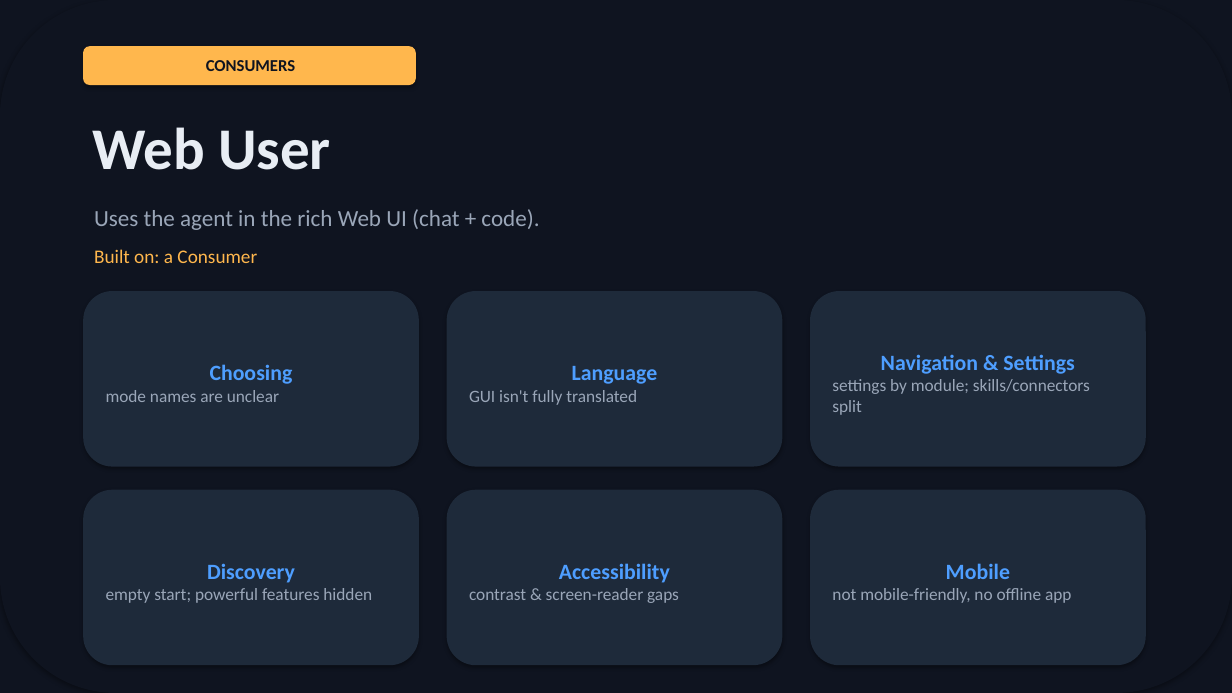
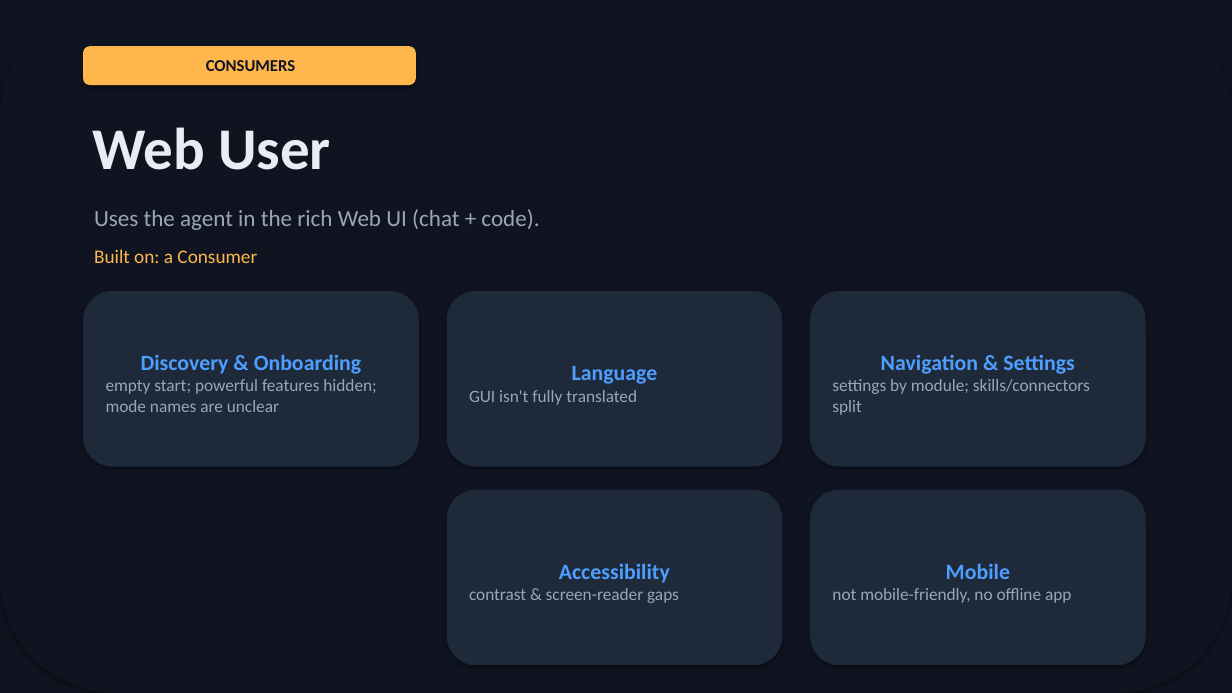
Before and after one commit to michaelatamuk/openjiuwen-jiuwenswarm, a slide deck: slide 6 of docs-michael/usability/slides/personas-deck.pptx. Drawn at 1232x693 pixels with LibreOffice and Linux fonts; fonts in the diff are those of the drawing. Boxes give left, top, right and bottom in pixels: in the first picture for what was removed or moved away, otherwise in the second. Text is boxed around its words. In the diff, an @@ line names an element or a change of style, - is before the commit and + after.

```diff
--- a/docs-michael/usability/slides/personas-deck.pptx
+++ b/docs-michael/usability/slides/personas-deck.pptx
@@ text in rounded rectangle at <box>106,354,376,412</box>: text changed @@
-Choosing
-mode names are unclear
+Discovery & Onboarding
+empty start; powerful features hidden; mode names are unclear
@@ rounded rectangle removed at <box>83,490,419,665</box> @@
-Discovery
-empty start; powerful features hidden
```
Also in this commit, not shown: 3 other slides changed, 42 other files.
